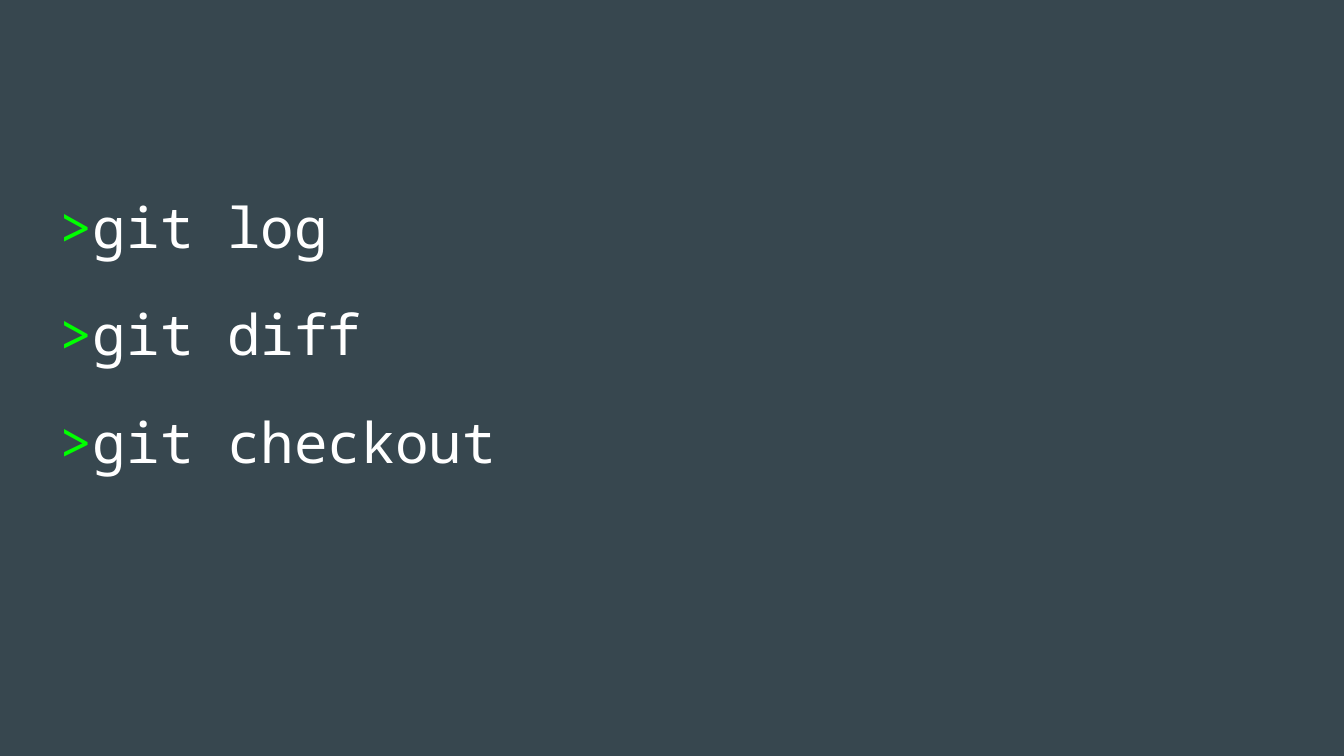
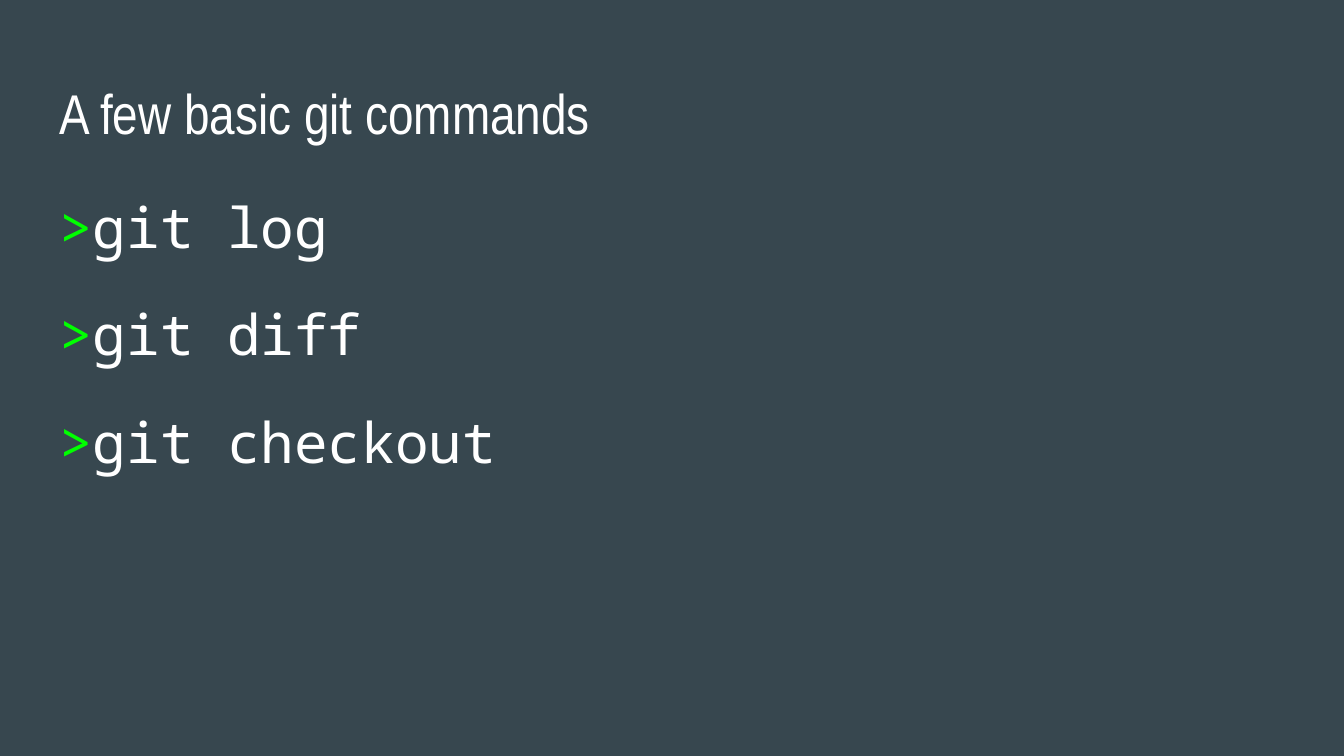
Before and after one commit to katannyak/WorkshopMaterials, a slide deck: slide 31 of git/hwt_study_git_intro.pptx. Drawn at 1344x756 pixels with LibreOffice and Linux fonts; fonts in the diff are those of the drawing. Boxes give left, top, right and bottom in pixels: in the first picture for what was removed or moved away, otherwise in the second. Text is boxed around its words. In the diff, an @@ line names an element or a change of style, - is before the commit and + after.

```diff
--- a/git/hwt_study_git_intro.pptx
+++ b/git/hwt_study_git_intro.pptx
@@ title added at (59, 93, 589, 144), 30 pt, text #FFFFFF @@
+A few basic git commands
```
Also in this commit, not shown: 14 other slides changed, 5 slides added, 1 slide removed, 1 other file.
